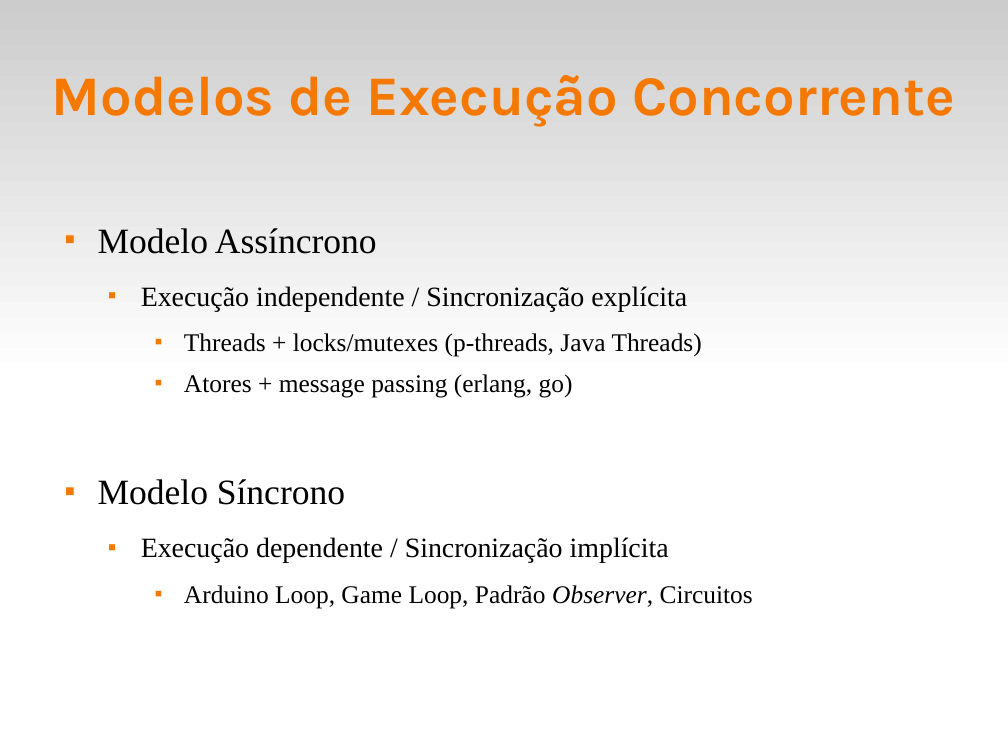
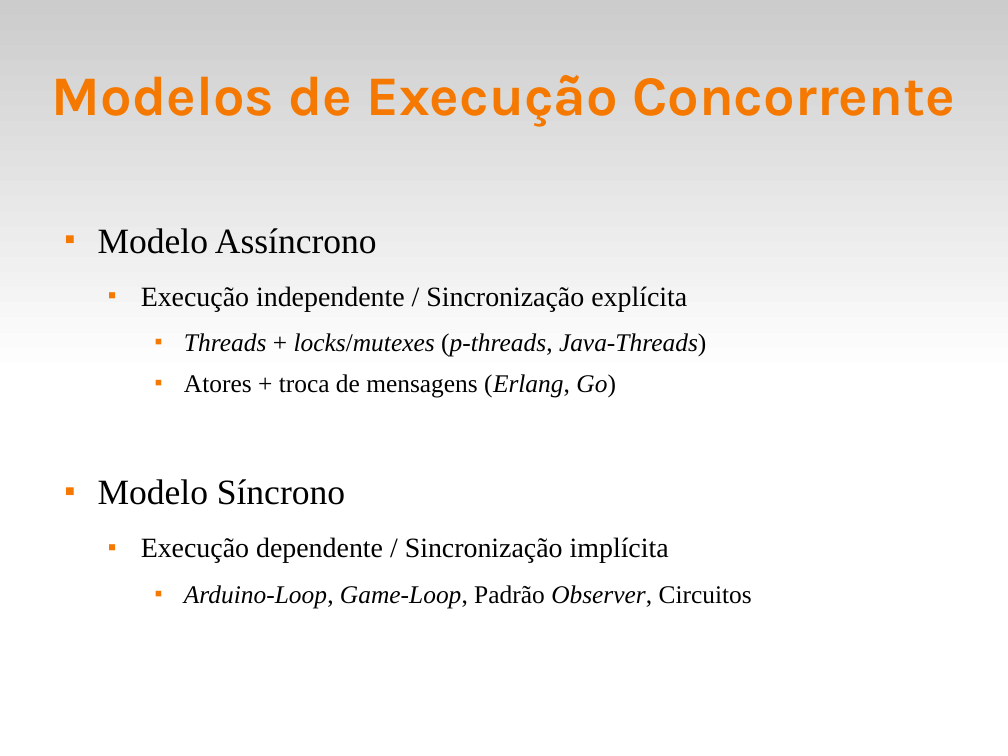
Before and after one commit to fsantanna-uerj/reativos, a slide deck: slide 13 of slides/03_modelos.odp (slide 12 before the commit). Drawn at 1008x756 pixels with LibreOffice and Linux fonts; fonts in the diff are those of the drawing. Boxes give left, top, right and bottom in pixels: in the first picture for what was removed or moved away, otherwise in the second. Text is boxed around its words. In the diff, an @@ line names an element or a change of style, - is before the commit and + after.

Commit message:
(+) Slide "Modelos de Concorrência" (+) Tarefa 3

```diff
--- a/slides/03_modelos.odp
+++ b/slides/03_modelos.odp
@@ text at (184,333,706,398): text changed; italic on @@
-    ■ Threads + locks/mutexes (p-threads, Java Threads)
-    ■ Atores + message passing (erlang, go)
+    ■ Threads + locks/mutexes (p-threads, Java-Threads)
+    ■ Atores + troca de mensagens (Erlang, Go)
@@ text at (184,585,752,609): text changed; italic on @@
-    ■ Arduino Loop, Game Loop, Padrão Observer, Circuitos
+    ■ Arduino-Loop, Game-Loop, Padrão Observer, Circuitos
```
Also in this commit, not shown: 14 other slides changed, 9 slides added, 1 slide removed, 5 other files.
